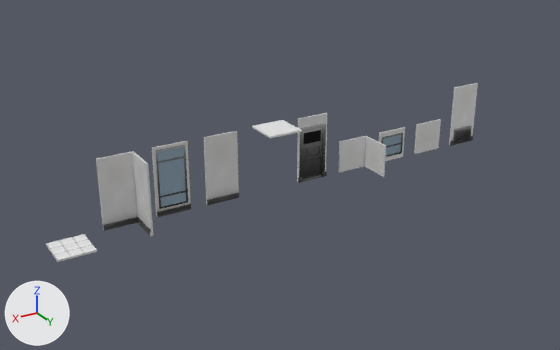
A saved change to the glTF model Models/GridMapTest/GridAtlas.glb.
The view is the same before and after, from a camera (50 mm lens) standing at (8.7, 34.9, 18.7) and looking at (-11.8, 0.7, 1.6). Lighting does not change. The marker at lower left points along +X, +Y and +Z.

Before the edit, the objects in view are built like this:
```python
me_cube_004 = bpy.data.meshes.new('Cube.004')
me_cube_004.from_pydata(...)  # a box spanning x -1.0..1.0, y -1.0..1.0, z 4.0..4.1
me_cube_006 = bpy.data.meshes.new('Cube.006')
me_cube_006.from_pydata(...)  # a box spanning x -1.0..1.0, y -1.0..-0.9, z 0.0..2.0
me_cube_006.materials.append(mat_wall)
me_cube_010 = bpy.data.meshes.new('Cube.010')
me_cube_010.from_pydata(...)  # 76 vertices, 144 faces; spans x -1.0..1.0, y -1.0..-0.74, z 0.0..4.0
# faces by material slot: [18, 126]
me_cube_010.materials.append(mat_wall)
me_cube_010.materials.append(mat_trim)  # picture img_metaltexture
ob_ceiling = bpy.data.objects.new('Ceiling', me_cube_004)
ob_ceiling.location = (-12.0, 0.0, 0.0)
ob_wall_002 = bpy.data.objects.new('Wall.002', me_cube_006)
ob_wall_002.location = (-24.0, 0.0, 0.0)
ob_wall_003 = bpy.data.objects.new('Wall.003', me_cube_010)
ob_wall_003.location = (-27.0, 0.0, 0.0)
# also in view: 'Wall' at (-9.0, -0.9, 2.0); 'Wall-Corner.001' at (-18.0, 0.0, 1.0); 'Wall.001' at (-15.0, -1.1, 2.0); 'Wall-Corner' at (-3.0, 0.0, 2.0); 'Wall-WithWindow.001' at (-21.0, -1.0, 1.0)
```
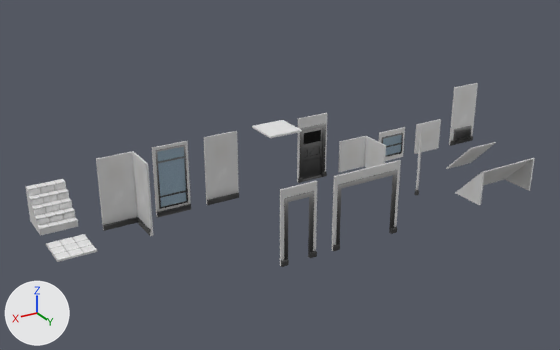
What differs and where, as boxes [x1, y1, x2, y2] in the pictures (560 x 350 px):
'Stairs', added: after [25, 179, 78, 236]
    faces in mat_tiles: [25, 179, 78, 229]
    faces in mat_wall: [26, 188, 78, 236]
'WallArch.way', added: after [280, 181, 317, 267]
    faces in mat_wall: [280, 181, 317, 266]
    faces in mat_trim (picture img_metaltexture): [281, 191, 317, 267]
'WallArch.way.LeftHalf', added: after [332, 168, 369, 251]
    faces in mat_wall: [332, 168, 369, 251]
    faces in mat_trim (picture img_metaltexture): [333, 177, 369, 251]
'WallArch.way.RightHalf', added: after [368, 160, 401, 234]
    faces in mat_wall: [368, 160, 401, 227]
    faces in mat_trim (picture img_metaltexture): [368, 170, 398, 234]
'SlopedWall.Corner', added: after [483, 158, 535, 191]
'SlopedWall.Corner.001', added: after [455, 165, 509, 205]
'SlopedWall', added: after [446, 142, 496, 169]
'CornerWallInner', added: after [414, 129, 423, 195]
    faces in mat_wall: [416, 129, 423, 190]

The change, as a diff of the scene's bpy script:
```diff
--- a/Models/GridMapTest/GridAtlas.glb.py
+++ b/Models/GridMapTest/GridAtlas.glb.py
@@ me_cube_014 @@
+me_cube_014.from_pydata(...)  # 11 vertices, 18 faces; spans x -1.0..1.0, y -1.0..1.0, z 0.0..2.0
+me_cube_014.materials.append(mat_wall)
@@ me_cube_028 @@
+me_cube_028.from_pydata(...)  # 60 vertices, 112 faces; spans x -1.0..1.0, y -1.0..-0.82, z 0.0..4.0
+# faces by material slot: [48, 64]
+me_cube_028.materials.append(mat_wall)
+me_cube_028.materials.append(mat_trim)  # picture img_metaltexture
@@ me_cube_027 @@
+me_cube_027.from_pydata(...)  # 60 vertices, 112 faces; spans x -1.0..1.0, y -1.0..-0.82, z 0.0..4.0
+# faces by material slot: [48, 64]
+me_cube_027.materials.append(mat_wall)
+me_cube_027.materials.append(mat_trim)  # picture img_metaltexture
@@ me_cube_026 @@
+me_cube_026.from_pydata(...)  # 104 vertices, 206 faces; spans x -1.0..1.0, y -1.0..-0.82, z 0.0..4.0
+# faces by material slot: [86, 120]
+me_cube_026.materials.append(mat_wall)
+me_cube_026.materials.append(mat_trim)  # picture img_metaltexture
@@ me_cube_024 @@
+me_cube_024.from_pydata(...)  # 148 vertices, 292 faces; spans x -1.0..1.0, y -1.0..1.05, z 0.0..2.0
+# faces by material slot: [142, 150]
+me_cube_024.materials.append(mat_tiles)
+me_cube_024.materials.append(mat_wall)
@@ me_cube_023 @@
+me_cube_023.from_pydata(...)  # 11 vertices, 18 faces; spans x -1.0..1.0, y -1.0..1.0, z 0.0..2.0
+me_cube_023.materials.append(mat_wall)
@@ me_cube_022 @@
+me_cube_022.from_pydata(...)  # 8 vertices, 12 faces; spans x -1.0..1.0, y -1.0..1.0, z 0.0..2.0
+me_cube_022.materials.append(mat_wall)
@@ me_cube_019 @@
+me_cube_019.from_pydata(...)  # 42 vertices, 64 faces; spans x -1.0..-0.82, y -1.0..-0.82, z 0.0..4.0
+# faces by material slot: [12, 52]
+me_cube_019.materials.append(mat_wall)
+me_cube_019.materials.append(mat_trim)  # picture img_metaltexture
@@ ob_slopedwall_corner_001 @@
+ob_slopedwall_corner_001 = bpy.data.objects.new('SlopedWall.Corner.001', me_cube_014)
+ob_slopedwall_corner_001.location = (-22.0, 6.0, 0.0)
@@ ob_wallarch_way_righthalf @@
+ob_wallarch_way_righthalf = bpy.data.objects.new('WallArch.way.RightHalf', me_cube_028)
+ob_wallarch_way_righthalf.location = (-14.0, 8.0, 0.0)
@@ ob_wallarch_way_lefthalf @@
+ob_wallarch_way_lefthalf = bpy.data.objects.new('WallArch.way.LeftHalf', me_cube_027)
+ob_wallarch_way_lefthalf.location = (-12.0, 8.0, 0.0)
@@ ob_wallarch_way @@
+ob_wallarch_way = bpy.data.objects.new('WallArch.way', me_cube_026)
+ob_wallarch_way.location = (-9.0, 8.0, 0.0)
@@ ob_stairs @@
+ob_stairs = bpy.data.objects.new('Stairs', me_cube_024)
+ob_stairs.location = (0.0, -3.0, 0.0)
@@ ob_slopedwall_corner @@
+ob_slopedwall_corner = bpy.data.objects.new('SlopedWall.Corner', me_cube_023)
+ob_slopedwall_corner.location = (-24.0, 6.0, 0.0)
@@ ob_slopedwall @@
+ob_slopedwall = bpy.data.objects.new('SlopedWall', me_cube_022)
+ob_slopedwall.location = (-24.0, 3.0, 0.0)
@@ ob_cornerwallinner @@
+ob_cornerwallinner = bpy.data.objects.new('CornerWallInner', me_cube_019)
+ob_cornerwallinner.location = (-18.0, 5.0, 0.0)
```
